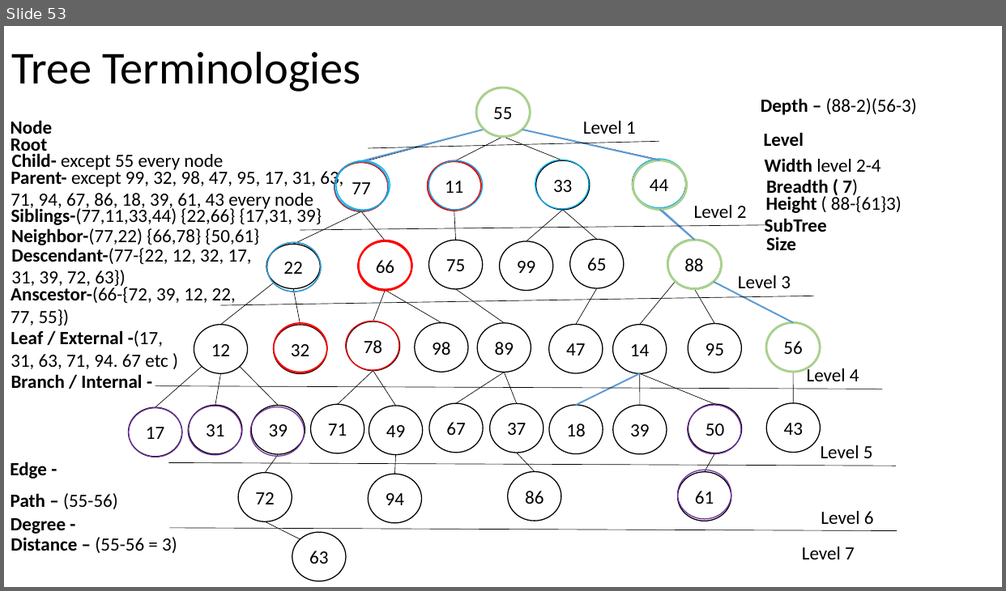
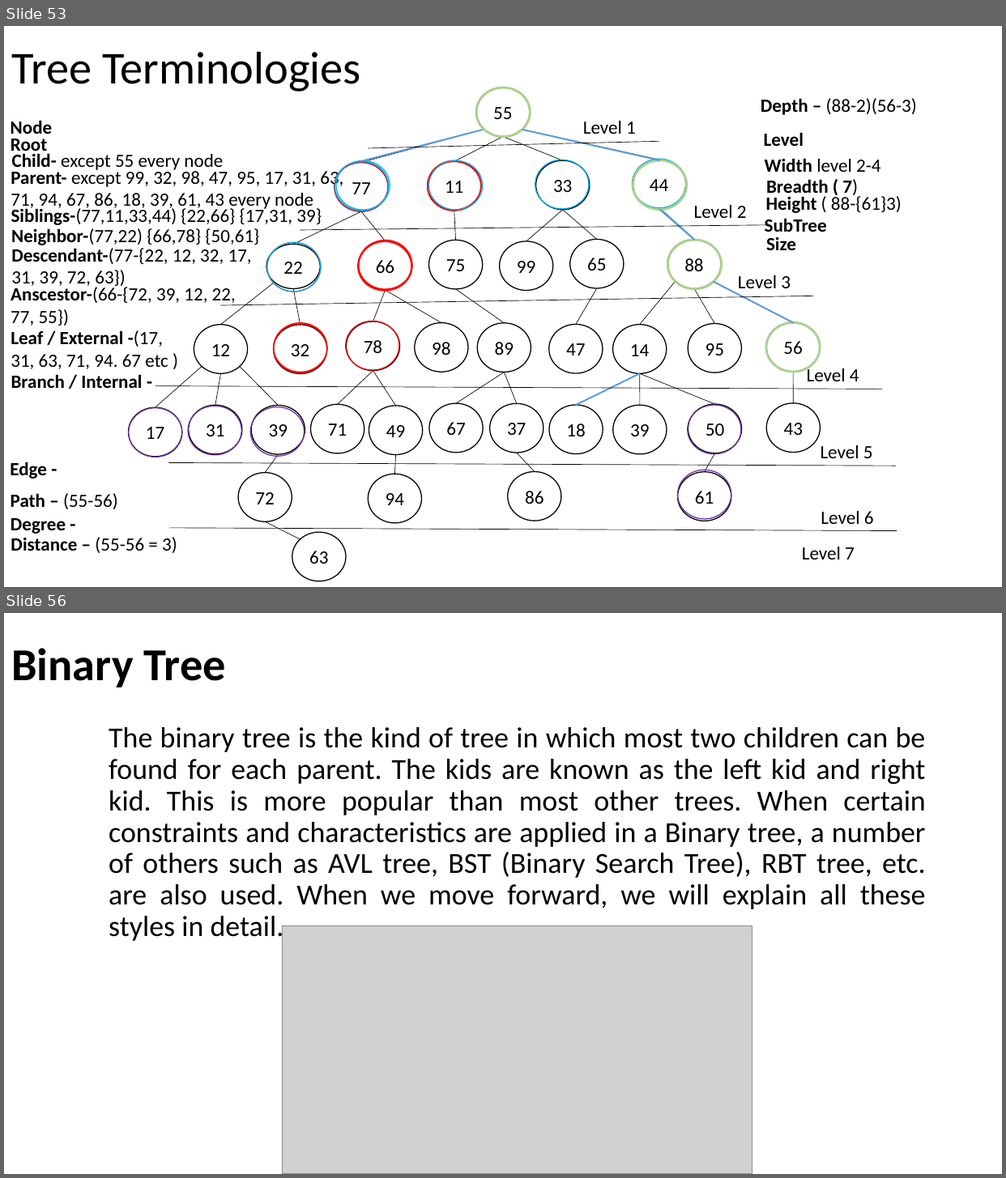
Before and after one commit to AshutoshDemoProjects/MyNotes, a slide deck: tech/PPT/DATA STRUCTURE.pptx. Shown one above the other, each under a label of ours: slide 53 before the commit, slides 53 and 56 after it; the slides between them are not shown. The pictures are 1006x591 and 1006x1178 pixels, drawn with LibreOffice and Linux fonts; fonts in the diff are those of the drawing; grey boxes stand for pictures. Boxes give left, top, right and bottom in pixels: in the first picture for what was removed or moved away, otherwise in the second. Text is boxed around its words. In the diff, an @@ line names an element or a change of style, - is before the commit and + after.

Commit message:
Tree types

```diff
--- a/tech/PPT/DATA STRUCTURE.pptx
+++ b/tech/PPT/DATA STRUCTURE.pptx
@@ slide 56 added at <box>4,613,1002,1174</box>, background #FFFFFF @@
@@ title added at <box>11,648,226,688</box>, 44 pt, text #000000, bold @@
+Binary Tree
@@ text added at <box>108,727,926,943</box>, 28 pt, text #000000 @@
+The binary tree is the kind of tree in which most two children can be found for each parent. The kids are known as the left kid and right kid. This is more popular than most other trees. When certain constraints and characteristics are applied in a Binary tree, a number of others such as AVL tree, BST (Binary Search Tree), RBT tree, etc. are also used. When we move forward, we will explain all these styles in detail.
@@ picture added at <box>283,926,752,1174</box> @@
```
Also in this commit, not shown: 12 other slides added.
